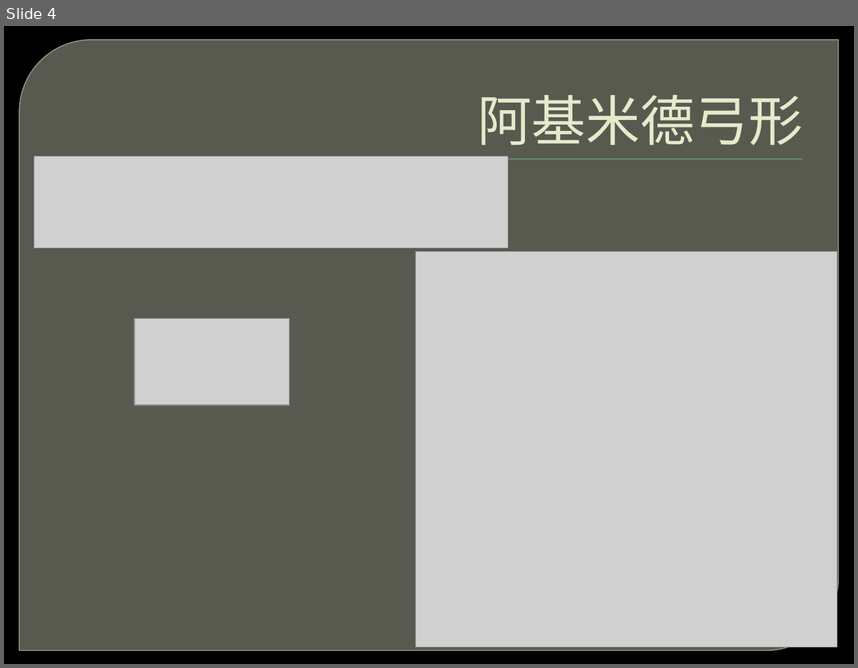
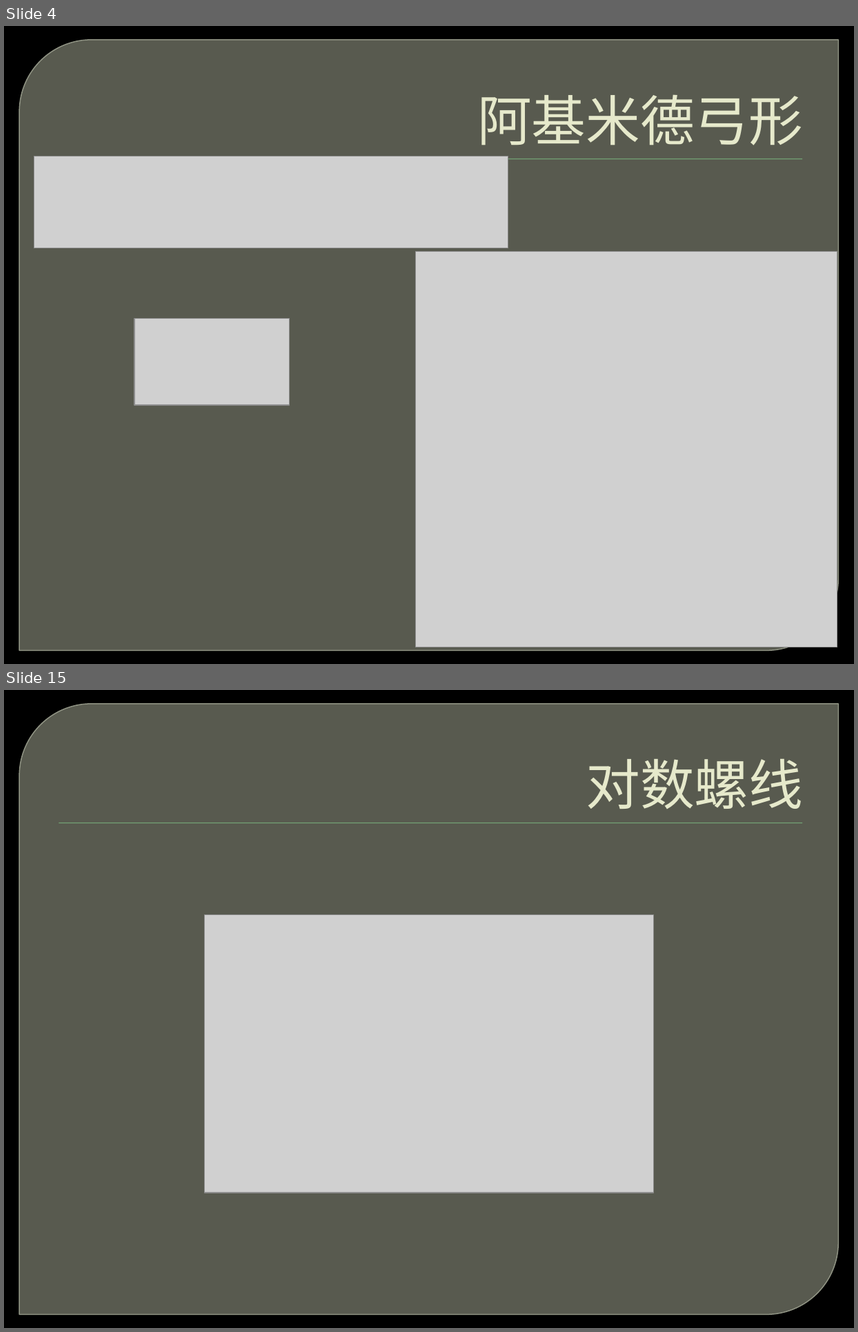
Before and after one commit to liu6tot/Coursera-LNU, a slide deck: 2015-第八讲.pptx. Shown one above the other, each under a label of ours: slide 4 before the commit, slides 4 and 15 after it; the slides between them are not shown. The pictures are 858x668 and 858x1332 pixels, drawn with LibreOffice and Linux fonts; fonts in the diff are those of the drawing; grey boxes stand for pictures; background and template pictures are left out. Boxes give left, top, right and bottom in pixels: in the first picture for what was removed or moved away, otherwise in the second. Text is boxed around its words. In the diff, an @@ line names an element or a change of style, - is before the commit and + after.

```diff
--- a/2015-第八讲.pptx
+++ b/2015-第八讲.pptx
@@ slide 15 added at (4, 690, 854, 1328), background picture (left out); not listed: 2 template elements that a slide beside it also shows @@
@@ title added at (586, 759, 804, 809), 46 pt, text #E7EACB @@
+对数螺线
@@ picture added at (205, 914, 653, 1192) @@
```
Also in this commit, not shown: 1 slide changed, 19 other slides added.
